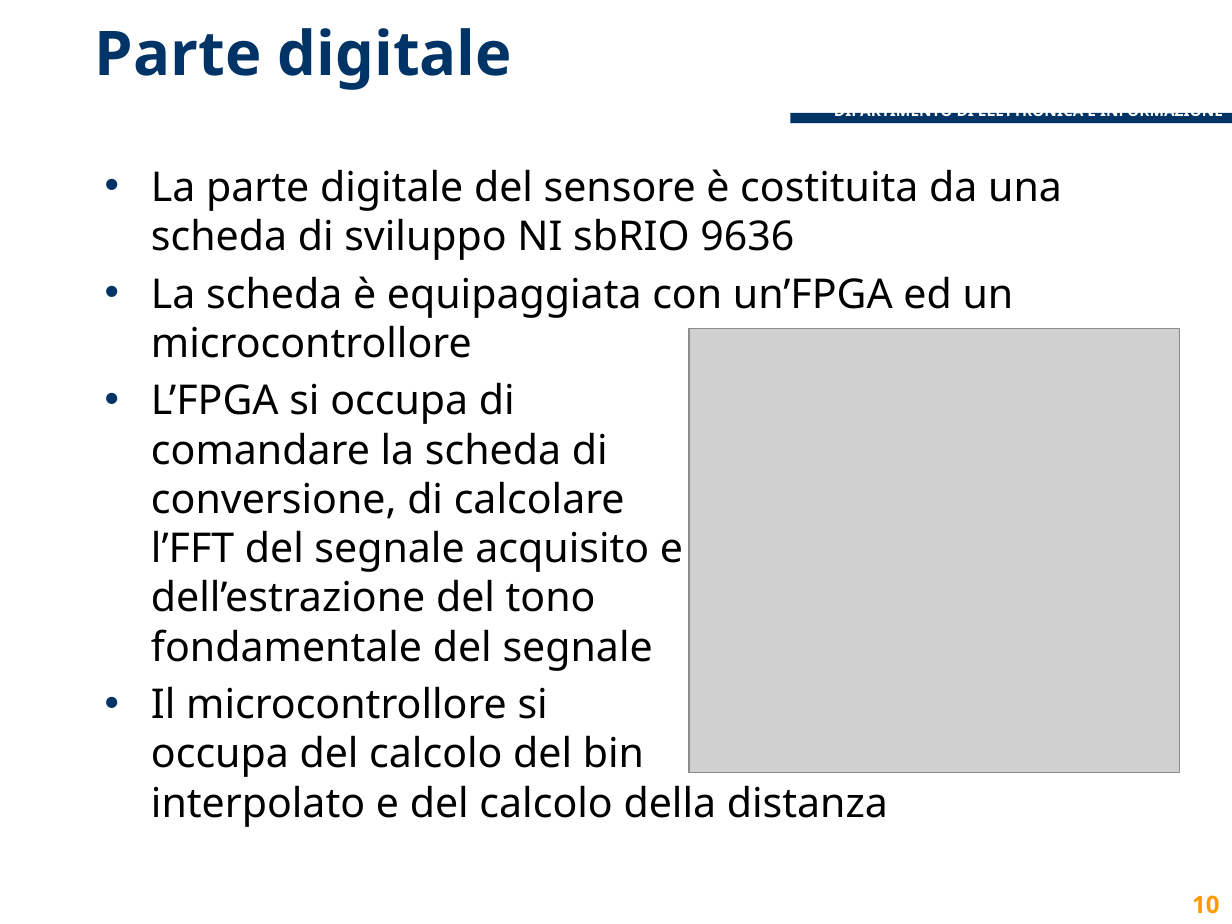
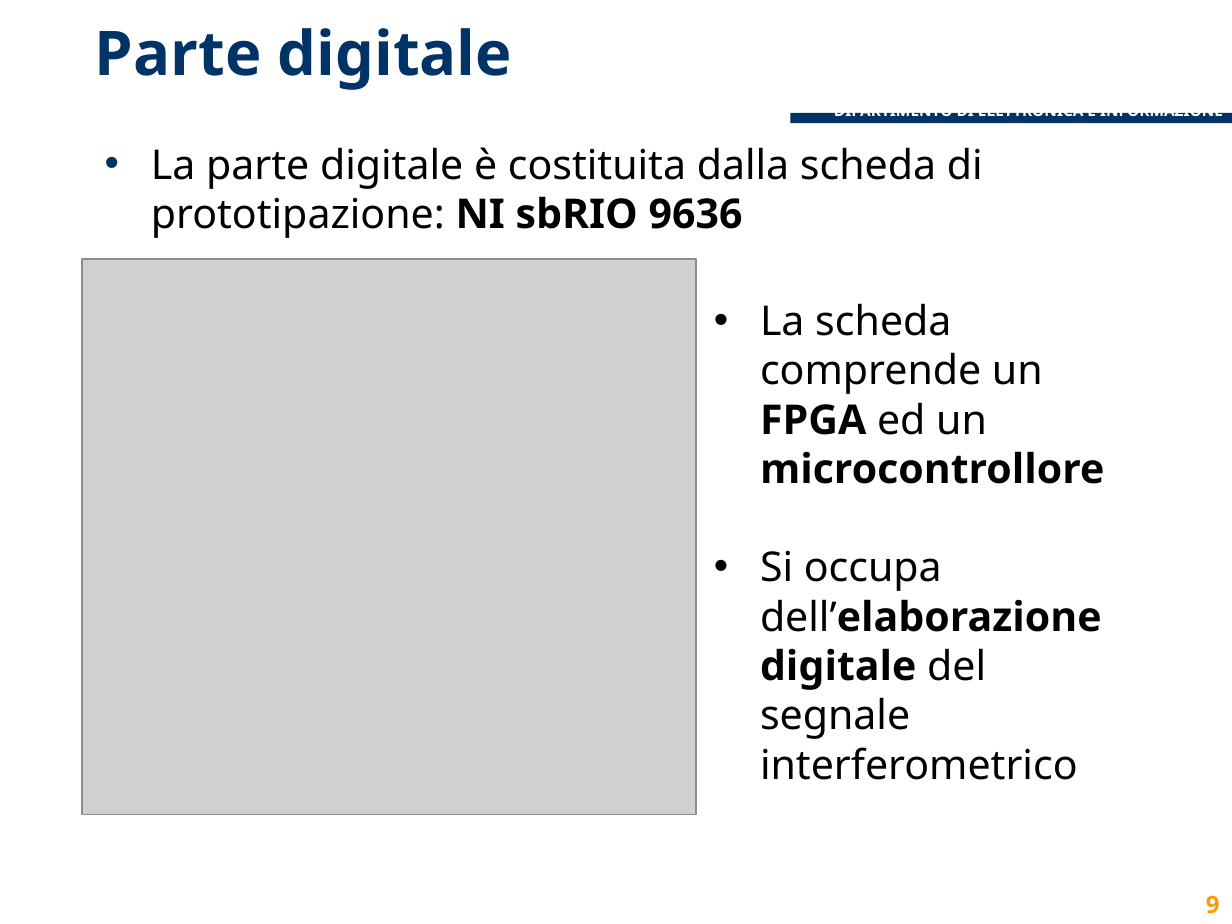
Before and after one commit to lcavagnispolimi/thesis_latex, a slide deck: slide 9 of presentazione_discussione.pptx (slide 10 before the commit). Drawn at 1232x924 pixels with LibreOffice and Linux fonts; fonts in the diff are those of the drawing; grey boxes stand for pictures; background and template pictures are left out. Boxes give left, top, right and bottom in pixels: in the first picture for what was removed or moved away, otherwise in the second. Text is boxed around its words. In the diff, an @@ line names an element or a change of style, - is before the commit and + after.

```diff
--- a/presentazione_discussione.pptx
+++ b/presentazione_discussione.pptx
@@ text at bbox=[151, 147, 983, 238]: text changed @@
-• La parte digitale del sensore è costituita da una scheda di sviluppo NI sbRIO 9636
-• La scheda è equipaggiata con un’FPGA ed un microcontrollore
-• L’FPGA si occupa di
-  comandare la scheda di
-  conversione, di calcolare
-  l’FFT del segnale acquisito e
-  dell’estrazione del tono
-  fondamentale del segnale
-• Il microcontrollore si
-  occupa del calcolo del bin
-  interpolato e del calcolo della distanza
+• La parte digitale è costituita dalla scheda di prototipazione: NI sbRIO 9636
@@ picture: place and size @@
-picture at bbox=[689, 329, 1179, 772]
+picture at bbox=[83, 259, 696, 814]
@@ text added at bbox=[760, 303, 1104, 780], 24 pt, text #000000 @@
+• La scheda comprende un FPGA ed un microcontrollore
+• Si occupa dell’elaborazione digitale del segnale interferometrico
@@ page number at bbox=[1206, 895, 1220, 914]: text changed @@
-10
+9
```
Also in this commit, not shown: 5 other slides changed.
